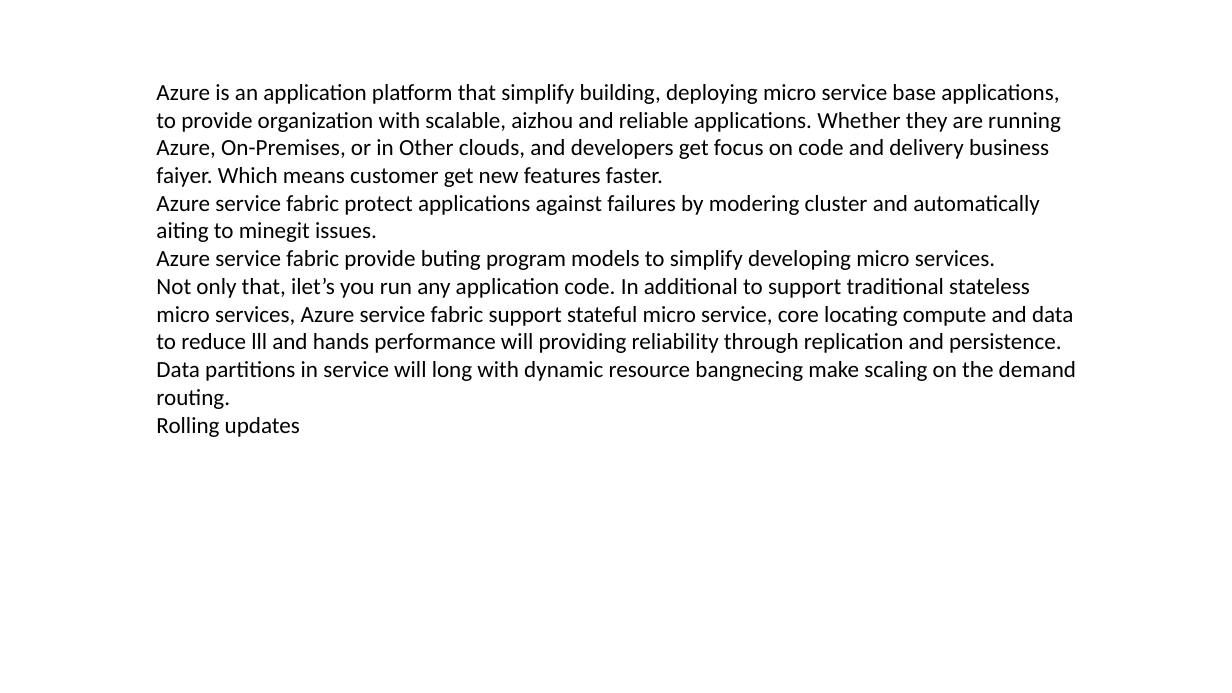
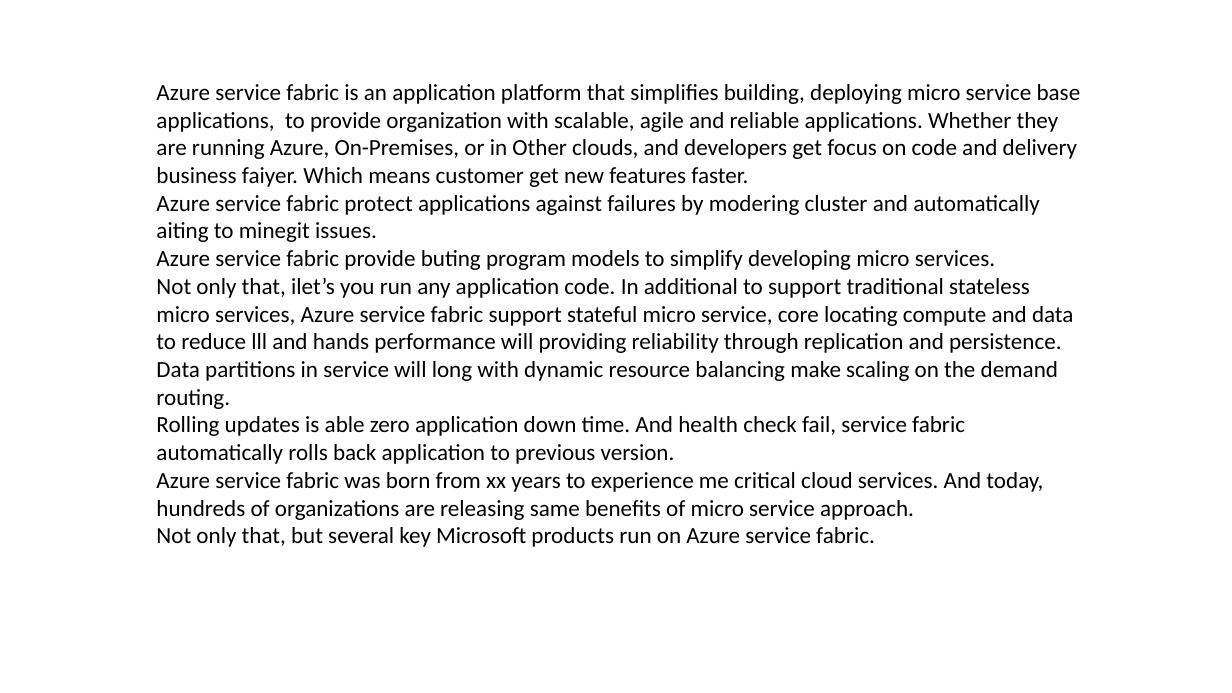
Before and after one commit to FredJiangFei/MyDocuments, a slide deck: slide 13 of 工作/Service Fabric/Service Fabric.pptx. Drawn at 1232x693 pixels with LibreOffice and Linux fonts; fonts in the diff are those of the drawing. Boxes give left, top, right and bottom in pixels: in the first picture for what was removed or moved away, otherwise in the second. Text is boxed around its words. In the diff, an @@ line names an element or a change of style, - is before the commit and + after.

```diff
--- a/工作/Service Fabric/Service Fabric.pptx
+++ b/工作/Service Fabric/Service Fabric.pptx
@@ text at bbox=[156, 84, 1081, 187]: text changed @@
-Azure is an application platform that simplify building, deploying micro service base applications, to provide organization with scalable, aizhou and reliable applications. Whether they are running Azure, On-Premises, or in Other clouds, and developers get focus on code and delivery business faiyer. Which means customer get new features faster.
+Azure service fabric is an application platform that simplifies building, deploying micro service base applications, to provide organization with scalable, agile and reliable applications. Whether they are running Azure, On-Premises, or in Other clouds, and developers get focus on code and delivery business faiyer. Which means customer get new features faster.
@@ text at bbox=[156, 361, 1058, 547]: text changed @@
-Data partitions in service will long with dynamic resource bangnecing make scaling on the demand routing.
-Rolling updates
+Data partitions in service will long with dynamic resource balancing make scaling on the demand routing.
+Rolling updates is able zero application down time. And health check fail, service fabric automatically rolls back application to previous version.
+Azure service fabric was born from xx years to experience me critical cloud services. And today, hundreds of organizations are releasing same benefits of micro service approach.
+Not only that, but several key Microsoft products run on Azure service fabric.
```
Also in this commit, not shown: 5 other slides changed, 7 slides added, 6 slides removed.
